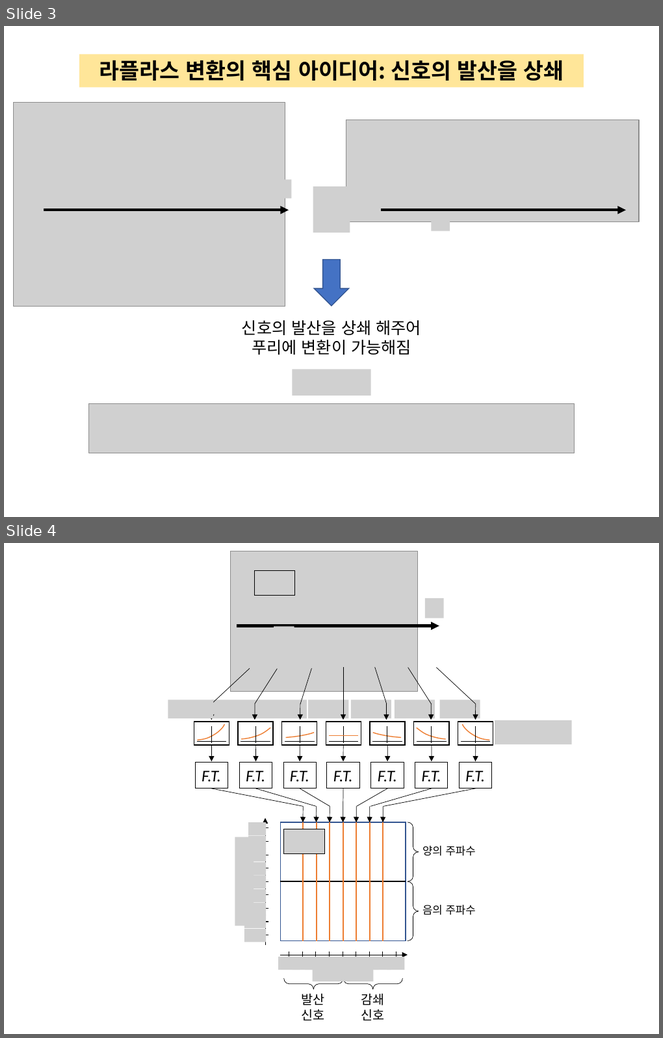
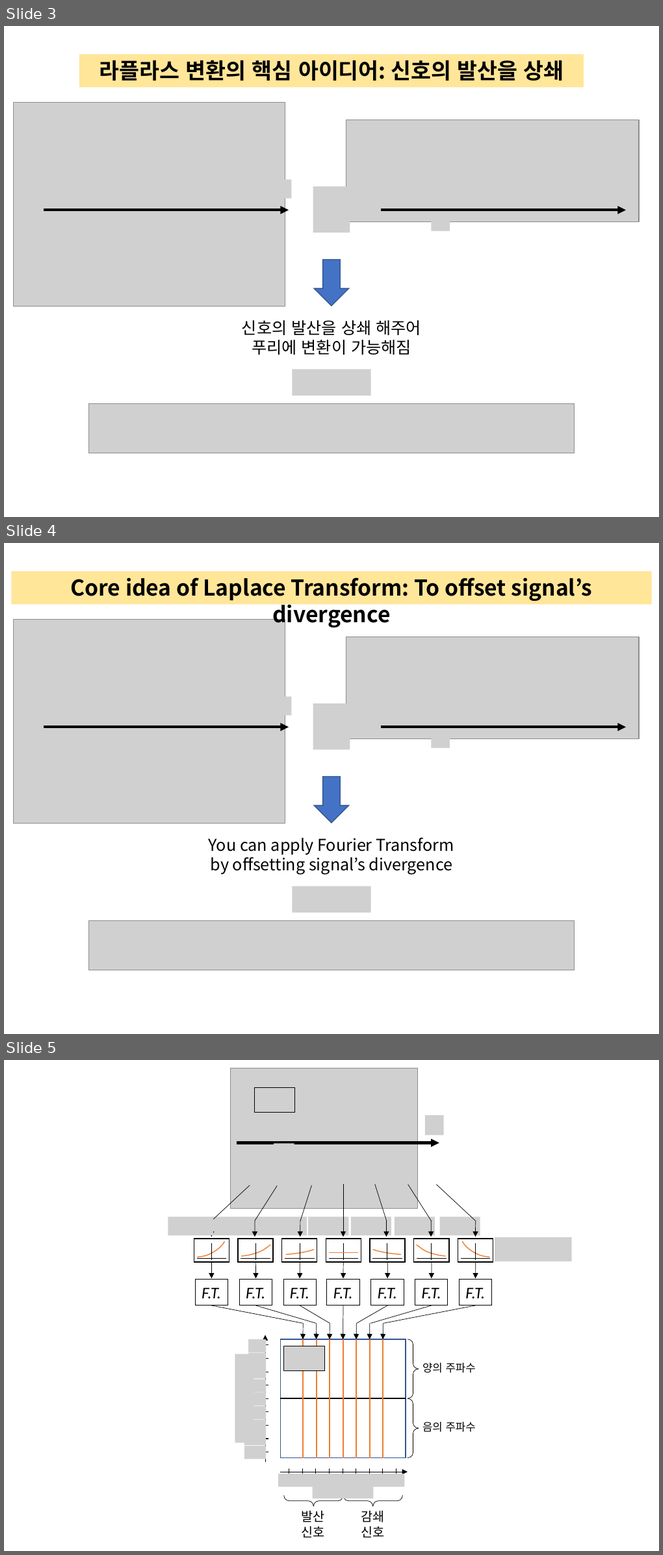
Before and after one commit to answeredbyablemind/answeredbyablemind.github.io, a slide deck: pics/2019-08-12_Laplace_Transform/pics.pptx. Shown one above the other, each under a label of ours: slides 3 and 4 before the commit, slides 3, 4 and 5 after it. The pictures are 663x1038 and 663x1555 pixels, drawn with LibreOffice and Linux fonts; fonts in the diff are those of the drawing; grey boxes stand for pictures. Boxes give left, top, right and bottom in pixels: in the first picture for what was removed or moved away, otherwise in the second. Text is boxed around its words. In the diff, an @@ line names an element or a change of style, - is before the commit and + after.

Commit message:
Laplace Transform in English

```diff
--- a/pics/2019-08-12_Laplace_Transform/pics.pptx
+++ b/pics/2019-08-12_Laplace_Transform/pics.pptx
@@ slide 4 added at [4,543,659,1034], background #FFFFFF @@
@@ rectangle added at [11,571,652,604], fill #FFE699, 24 pt, text #000000, bold @@
+Core idea of Laplace Transform: To offset signal’s divergence
@@ group added at [13,620,292,823]: 4 pictures, 1 arrow @@
@@ picture added at [347,637,639,739] @@
@@ picture added at [493,639,534,662] @@
@@ picture added at [612,697,629,716] @@
@@ picture added at [313,704,350,750] @@
@@ arrow added from (381, 727) to (626, 727), #000000 3 pt @@
@@ picture added at [431,729,449,748] @@
@@ down arrow added at [315,777,349,823], fill #4472C4, outline #325491 1 pt @@
@@ text added at [209,837,454,875], 18 pt, text #000000 @@
+You can apply Fourier Transform
+by offsetting signal’s divergence
@@ picture added at [293,886,371,913] @@
@@ picture added at [88,921,575,970] @@
@@ what was slide 4 is now slide 5 @@
```
Also in this commit, not shown: 3 other slides added, 7 other files.
